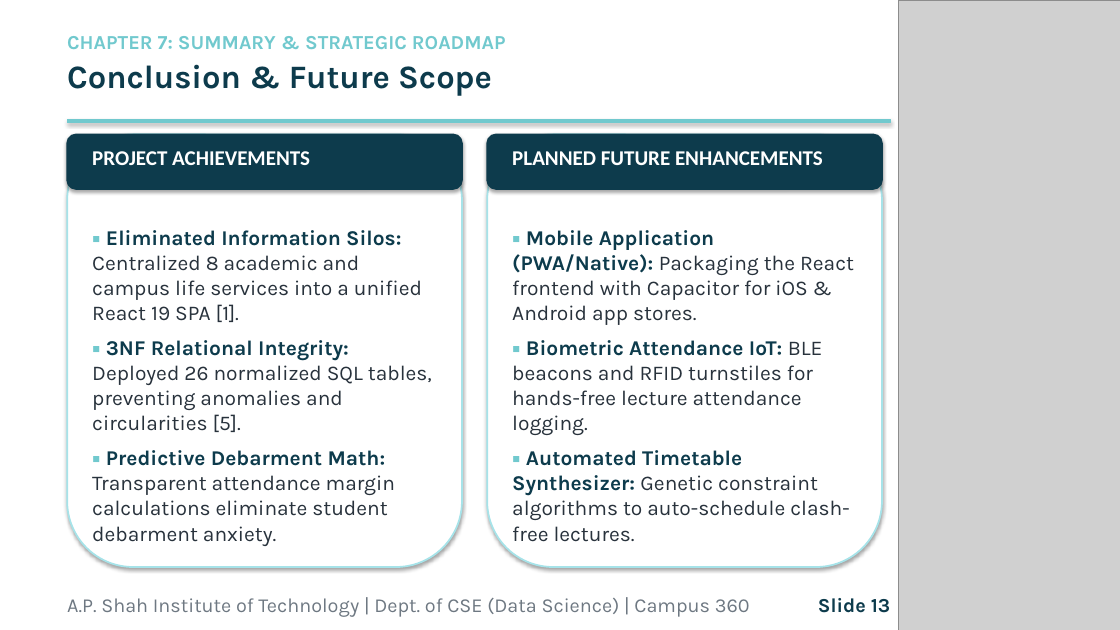
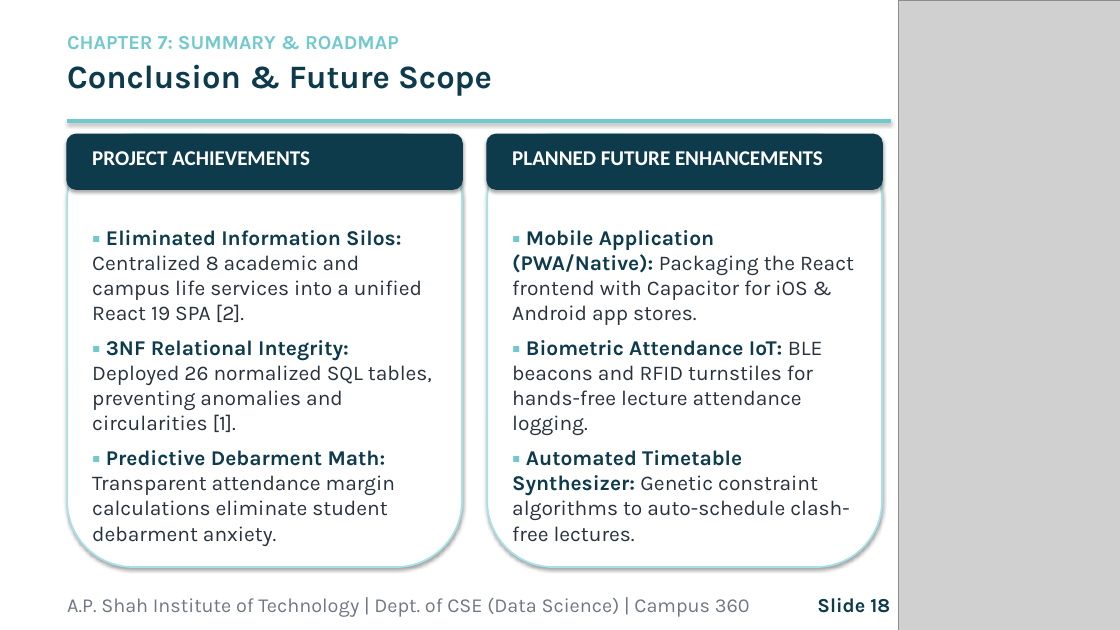
Before and after one commit to Jain07Himanshu/Campus-360, a slide deck: slide 18 of docs/Campus_360_Presentation.pptx (slide 13 before the commit). Drawn at 1120x630 pixels with LibreOffice and Linux fonts; fonts in the diff are those of the drawing; grey boxes stand for pictures. Boxes give left, top, right and bottom in pixels: in the first picture for what was removed or moved away, otherwise in the second. Text is boxed around its words. In the diff, an @@ line names an element or a change of style, - is before the commit and + after.

Commit message:
fix(docs): perfect formatting of mini project report, remove wide letter spacing, update academic year to 2026-27, embed high-res diagrams

```diff
--- a/docs/Campus_360_Presentation.pptx
+++ b/docs/Campus_360_Presentation.pptx
@@ text at (x1=67, y1=36, x2=399, y2=49): text changed @@
-CHAPTER 7: SUMMARY & STRATEGIC ROADMAP
+CHAPTER 7: SUMMARY & ROADMAP
@@ text at (x1=92, y1=230, x2=432, y2=432): text changed @@
-▪ Eliminated Information Silos: Centralized 8 academic and campus life services into a unified React 19 SPA [1].
-▪ 3NF Relational Integrity: Deployed 26 normalized SQL tables, preventing anomalies and circularities [5].
+▪ Eliminated Information Silos: Centralized 8 academic and campus life services into a unified React 19 SPA [2].
+▪ 3NF Relational Integrity: Deployed 26 normalized SQL tables, preventing anomalies and circularities [1].
@@ text at (x1=817, y1=598, x2=890, y2=613): text changed @@
-Slide 13
+Slide 18
```
Also in this commit, not shown: 11 other slides changed, 9 slides added, 3 slides removed, 4 other files.
